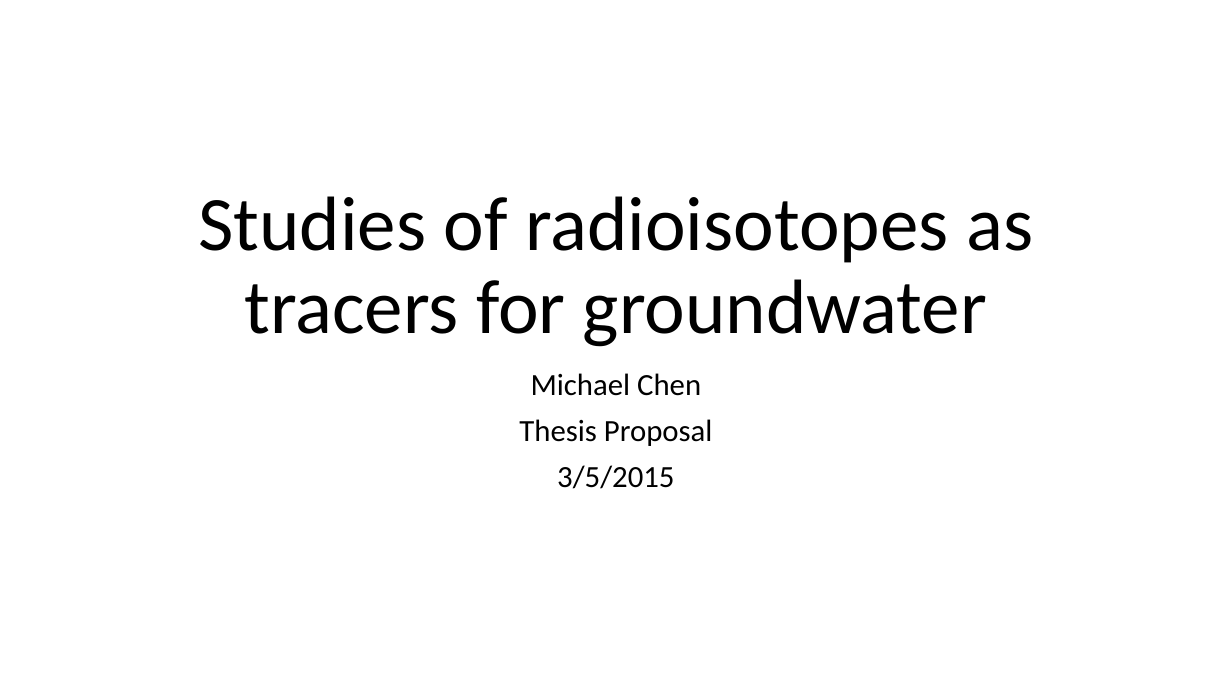
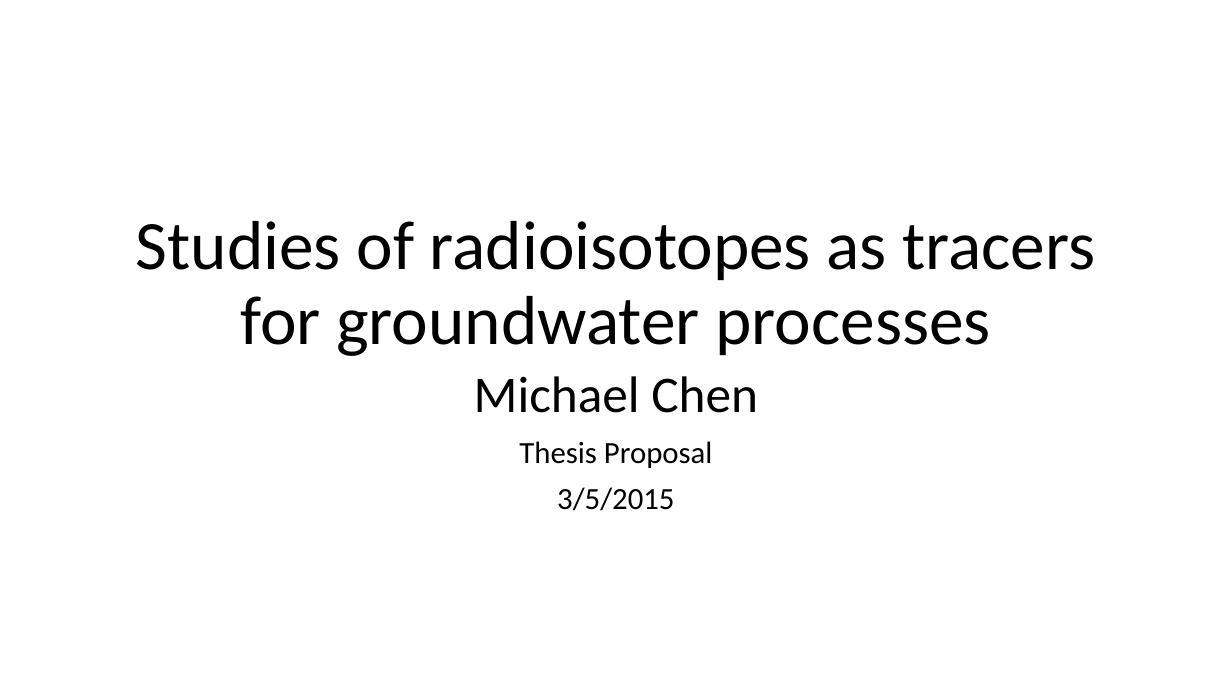
Before and after one commit to machen/Thesis-Proposal, a slide deck: slide 1 of Presentation.pptx. Drawn at 1232x693 pixels with LibreOffice and Linux fonts; fonts in the diff are those of the drawing. Boxes give left, top, right and bottom in pixels: in the first picture for what was removed or moved away, otherwise in the second. Text is boxed around its words. In the diff, an @@ line names an element or a change of style, - is before the commit and + after.

```diff
--- a/Presentation.pptx
+++ b/Presentation.pptx
@@ title at <box>136,221,1096,356</box>: text changed; size 60 to 54 pt @@
-Studies of radioisotopes as tracers for groundwater
+Studies of radioisotopes as tracers for groundwater processes
@@ subtitle at <box>474,376,758,413</box>: size 24 to 40 pt in "Michael Chen" @@
```
Also in this commit, not shown: 9 other slides changed, 11 slides added, 5 slides removed, 10 other files.
